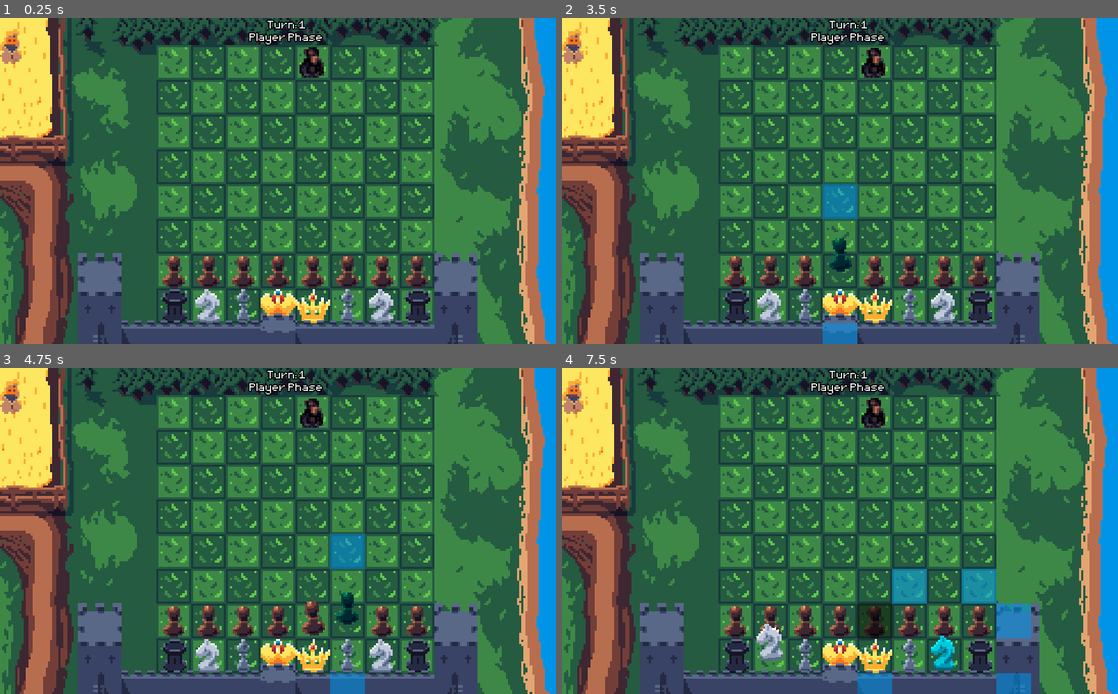
Above: before the commit, frames 1-4 (two rows, left to right).
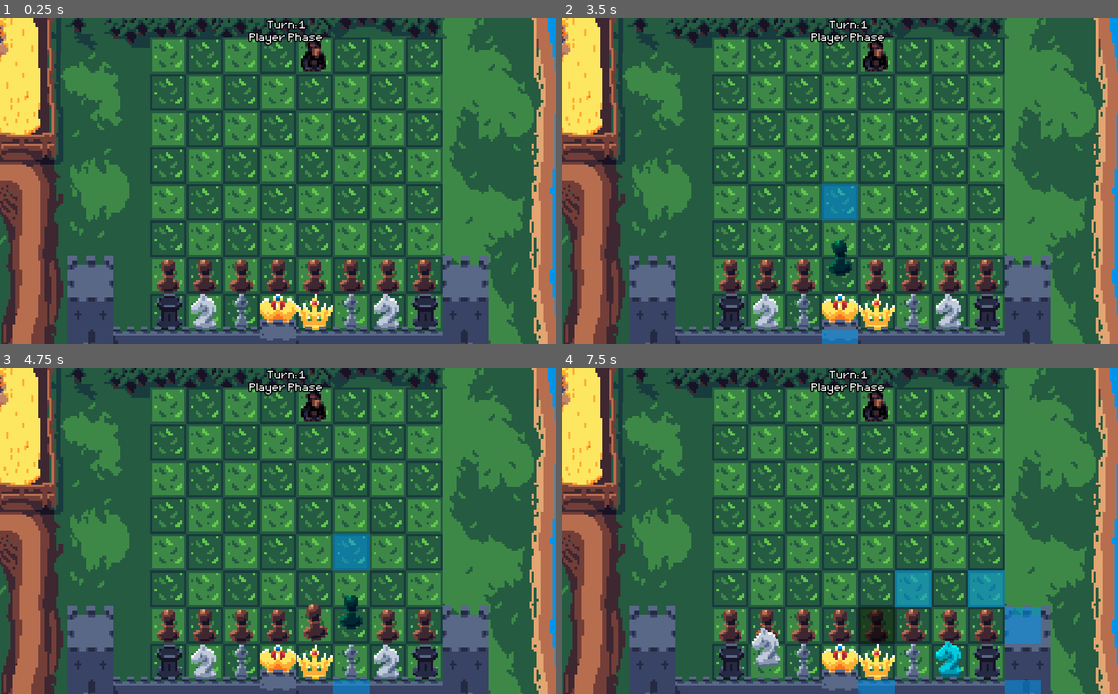
Above: after the commit, the same moments.

Repository: stealthio/Kings-Pawn
Game: Godot game, scene res://Game.tscn
Two runs of this game, one before a commit and one after it. Both use one fixed random seed, a clock stepped at 60 frames per second and the inputs below.
Inputs (mouse positions are in pixels of both pictures, inside the frame that each line leads up to):
- Up to frame 1 (0.25 s): no input
- Up to frame 2 (3.5 s): move the mouse to (734, 272) at 0.52 s; click (734, 272) at 0.6 s; move the mouse to (773, 272) at 1.27 s; click (773, 272) at 1.35 s; move the mouse to (806, 272) at 2.02 s; click (806, 272) at 2.1 s; move the mouse to (840, 272) at 2.77 s; click (840, 272) at 2.85 s
- Up to frame 3 (4.75 s): move the mouse to (311, 622) at 3.52 s; click (311, 622) at 3.6 s; move the mouse to (344, 622) at 4.27 s; click (344, 622) at 4.35 s
- Up to frame 4 (7.5 s): move the mouse to (945, 622) at 5.02 s; click (945, 622) at 5.1 s; move the mouse to (979, 622) at 5.77 s; click (979, 622) at 5.85 s; move the mouse to (773, 654) at 6.52 s; click (773, 654) at 6.6 s; move the mouse to (945, 654) at 7.27 s; click (945, 654) at 7.35 s

The runs differ from the first frame. In frame 1, 49% of the frame differs, in the area x 0-100%, y 0-100%; in frame 2, 49%; in frame 3, 49%; in frame 4, 49%.

Commit message:
Added camera shake, made code more stable and added a win condition with restart button

Diff:
--- a/Game.tscn
+++ b/Game.tscn
@@ -14,6 +14,7 @@
 [ext_resource path="res://Ressources/Fonts/PixelFont.tres" type="DynamicFont" id=12]
 [ext_resource path="res://Ressources/Board/Background.png" type="Texture" id=13]
 [ext_resource path="res://Scripts/KilledEnemiesDisplay.gd" type="Script" id=14]
+[ext_resource path="res://Scripts/Camera2D.gd" type="Script" id=15]
 
 [sub_resource type="Animation" id=31]
 resource_name = "FloatingIdle"
@@ -1639,6 +1640,30 @@
 "values": [ 0.0 ]
 }
 
+[sub_resource type="StyleBoxFlat" id=82]
+bg_color = Color( 0.737255, 0.737255, 0.737255, 1 )
+corner_radius_top_left = 5
+corner_radius_top_right = 5
+corner_radius_bottom_right = 5
+corner_radius_bottom_left = 5
+expand_margin_top = 4.0
+
+[sub_resource type="StyleBoxFlat" id=83]
+bg_color = Color( 0.580392, 0.580392, 0.580392, 1 )
+corner_radius_top_left = 5
+corner_radius_top_right = 5
+corner_radius_bottom_right = 5
+corner_radius_bottom_left = 5
+expand_margin_top = 4.0
+
+[sub_resource type="StyleBoxFlat" id=81]
+bg_color = Color( 1, 1, 1, 1 )
+corner_radius_top_left = 5
+corner_radius_top_right = 5
+corner_radius_bottom_right = 5
+corner_radius_bottom_left = 5
+expand_margin_top = 4.0
+
 [node name="Game" type="Node2D"]
 script = ExtResource( 7 )
 
@@ -1888,6 +1913,14 @@
 script = ExtResource( 11 )
 start_pos = Vector2( 320, 82 )
 spawn_count = Vector2( 1, 3 )
+
+[node name="Camera2D" type="Camera2D" parent="."]
+position = Vector2( 512, 301 )
+current = true
+zoom = Vector2( 0.95, 0.95 )
+script = ExtResource( 15 )
+
+[node name="Timer" type="Timer" parent="Camera2D"]
 
 [node name="UI" type="CanvasLayer" parent="."]
 
@@ -1906,6 +1939,31 @@
 "_edit_use_anchors_": false
 }
 
+[node name="Victory" type="Label" parent="UI"]
+visible = false
+margin_left = 460.0
+margin_top = 223.0
+margin_right = 588.0
+margin_bottom = 266.0
+rect_pivot_offset = Vector2( 34, 10 )
+custom_fonts/font = ExtResource( 12 )
+text = "Victory!"
+align = 1
+__meta__ = {
+"_edit_use_anchors_": false
+}
+
+[node name="Button" type="Button" parent="UI/Victory"]
+margin_left = 16.0
+margin_top = 32.0
+margin_right = 112.0
+margin_bottom = 58.0
+custom_fonts/font = ExtResource( 12 )
+custom_styles/hover = SubResource( 82 )
+custom_styles/pressed = SubResource( 83 )
+custom_styles/normal = SubResource( 81 )
+text = "Restart"
+
 [node name="KilledEnemies" type="GridContainer" parent="UI"]
 margin_left = 800.0
 margin_right = 953.0
@@ -1915,6 +1973,8 @@
 __meta__ = {
 "_edit_use_anchors_": false
 }
+
+[connection signal="pressed" from="UI/Victory/Button" to="." method="restart"]
 
 [editable path="Board/YSort/Pawn"]
 [editable path="Board/YSort/Pawn2"]
--- a/Scenes/Enemy.tscn
+++ b/Scenes/Enemy.tscn
@@ -85,6 +85,20 @@
 "transitions": PoolRealArray( 1, 1 ),
 "update": 0,
 "values": [ Color( 1, 1, 1, 1 ), Color( 1, 1, 1, 0 ) ]
+}
+tracks/3/type = "method"
+tracks/3/path = NodePath(".")
+tracks/3/interp = 1
+tracks/3/loop_wrap = true
+tracks/3/imported = false
+tracks/3/enabled = true
+tracks/3/keys = {
+"times": PoolRealArray( 0.5 ),
+"transitions": PoolRealArray( 1 ),
+"values": [ {
+"args": [  ],
+"method": "on_squish"
+} ]
 }
 
 [sub_resource type="Animation" id=3]
--- /dev/null
+++ b/Scripts/Camera2D.gd
@@ -0,0 +1,46 @@
+extends Camera2D
+
+export var maximum_movement_per_frame = 1
+export var move = true
+
+var baseoffset = Vector2(0,0)
+var curr_shake = 0.0
+var curr_duration = 0.0
+var m_duration = 0.0
+var m_shake = Vector2(0,0)
+var direction = Vector2(0,0)
+var shake_mod = 1
+
+var tpos = Vector2()
+var mpos = Vector2()
+
+var _zoom_delta = 0.0
+var _t_zoom = 0.0
+
+func _ready():
+	$Timer.connect("timeout", self, "_on_timer_timeout")
+
+func shake_screen(intensity : float, duration : float = 1, dir : Vector2 = Vector2(0,0)):
+	curr_shake = intensity
+	m_shake = intensity
+	m_duration = duration
+	if(dir == Vector2(0,0)):
+		dir = Vector2(randf(), randf())
+	direction = dir
+	$Timer.start(duration)
+
+func _on_timer_timeout():
+	curr_shake = 0
+	direction = Vector2(0,0)
+
+func _process(_delta):
+	if($Timer.time_left > 0):
+		var t_percentage =$Timer.time_left / m_duration
+		curr_shake = m_shake * t_percentage
+	else:
+		curr_shake = 0
+
+	if(randf() < 0.2):
+		shake_mod = -shake_mod
+
+	offset = (baseoffset + direction.normalized() * curr_shake * shake_mod).round()
--- a/Scripts/Enemy.gd
+++ b/Scripts/Enemy.gd
@@ -45,3 +45,6 @@
 		$AnimationPlayer.play("Idle")
 	if anim_name == "Death":
 		queue_free()
+
+func on_squish():
+	Helper.shake_screen(10, 0.25, Vector2(1,1))
--- a/Scripts/Figure.gd
+++ b/Scripts/Figure.gd
@@ -77,6 +77,7 @@
 
 func die():
 	emit_signal("on_death")
+	Helper.shake_screen(10, 0.25, Vector2(1,1))
 	call_deferred("free")
 
 func _on_AnimationPlayer_animation_finished(anim_name):
--- a/Scripts/GameManager.gd
+++ b/Scripts/GameManager.gd
@@ -17,6 +17,7 @@
 
 func append_enemy(enemy):
 	enemies.append(enemy)
+	enemy.connect("on_death", self, "check_victory")
 	emit_signal("on_enemy_added", enemy)
 
 func end_turn():
@@ -43,3 +44,10 @@
 				emit_signal("on_turn_begin")
 				is_player_turn = true
 				current_enemy = null
+
+func restart():
+	get_tree().reload_current_scene()
+
+func check_victory():
+	if enemies.empty():
+		$UI/Victory.visible = true
--- a/Scripts/Helper.gd
+++ b/Scripts/Helper.gd
@@ -2,7 +2,7 @@
 
 var grid_size = 64
 
-var game_manager = null
+var game_manager = null setget set_gamemanager, get_gamemanager
 
 var temporary_cells = []
 
@@ -11,6 +11,14 @@
 	ALLY,
 	ENEMY
 }
+
+func set_gamemanager(value):
+	game_manager = value
+
+func get_gamemanager():
+	if !game_manager or !is_instance_valid(game_manager):
+		game_manager = get_tree().root.get_node("Game")
+	return game_manager
 
 func _ready():
 	game_manager = get_tree().root.get_node("Game")
@@ -89,7 +97,7 @@
 			var s = preload("res://Scenes/AvailableCell.tscn").instance()
 			temporary_cells.append(s)
 			s.connected_figure = object_reference
-			Helper.game_manager.add_child(s)
+			get_gamemanager().add_child(s)
 			s.global_position = pos
 			s.check_position(only_on_enemy)
 
@@ -98,21 +106,21 @@
 # 1 if ally
 # 2 if enemy
 func check_position(position) -> int:
-	for figure in Helper.game_manager.figures:
+	for figure in get_gamemanager().figures:
 		if figure.global_position == position:
 			return cell_content.ALLY
-	for enemy in Helper.game_manager.enemies:
+	for enemy in get_gamemanager().enemies:
 		if enemy.global_position == position:
 			return cell_content.ENEMY
 	return cell_content.FREE
 
 func get_figure_at_position(position):
-	for figure in Helper.game_manager.figures:
+	for figure in get_gamemanager().figures:
 		if figure.global_position == position:
 			return figure
 
 func get_enemy_at_position(position):
-	for enemy in Helper.game_manager.enemies:
+	for enemy in get_gamemanager().enemies:
 		if enemy.global_position == position:
 			return enemy
 
@@ -121,7 +129,7 @@
 	label.align = Label.ALIGN_CENTER
 	label.set_script(preload("res://Scripts/DialogueLabel.gd"))
 	label.add_font_override("font", preload("res://Ressources/Fonts/PixelFont.tres"))
-	game_manager.get_node("UI").add_child(label)
+	get_gamemanager().get_node("UI").add_child(label)
 	label.rect_position = pos
 	label.modulate = color
 	var timer = Timer.new()
@@ -133,3 +141,6 @@
 
 func get_random_from_array(array):
 	return array[randi() % array.size()]
+
+func shake_screen(intensity : float, duration : float = 1, dir : Vector2 = Vector2(0,0)):
+	get_gamemanager().get_node("Camera2D").shake_screen(intensity, duration, dir)
Not shown: 1 places in Game.tscn that only renumber resources
